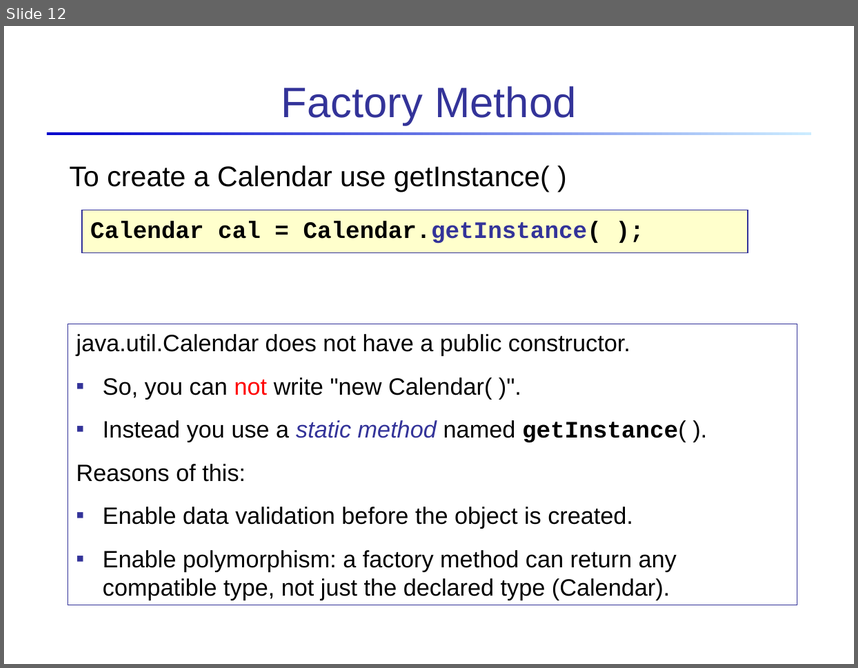
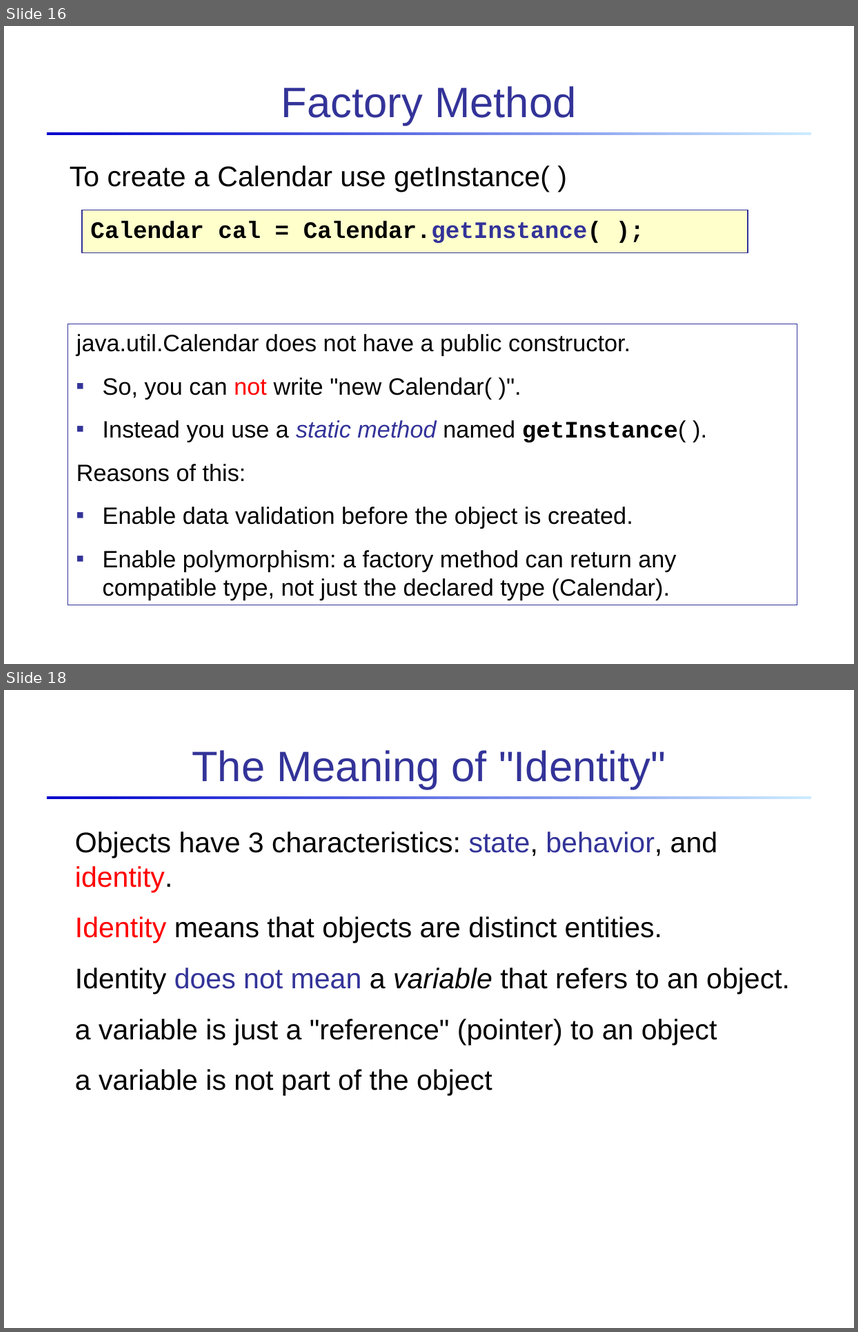
Before and after one commit to skeoop/skeoop.github.io, a slide deck: week1/2-Introduction-to-Objects.ppt. Shown one above the other, each under a label of ours: slide 12 before the commit, slides 16 and 18 after it; the slides between them are not shown. The pictures are 858x668 and 858x1332 pixels, drawn with LibreOffice and Linux fonts; fonts in the diff are those of the drawing. Boxes give left, top, right and bottom in pixels: in the first picture for what was removed or moved away, otherwise in the second. Text is boxed around its words. In the diff, an @@ line names an element or a change of style, - is before the commit and + after.

```diff
--- a/week1/2-Introduction-to-Objects.ppt
+++ b/week1/2-Introduction-to-Objects.ppt
@@ slide 18 added at bbox=[4, 690, 854, 1328], background #FFFFFF; not listed: 1 template element that a slide beside it also shows @@
@@ title added at bbox=[192, 750, 666, 789], 36 pt, text #333399 @@
+The Meaning of "Identity"
@@ text added at bbox=[75, 831, 790, 1096], 24 pt, text #000000 @@
+Objects have 3 characteristics: state, behavior, and identity.
+Identity means that objects are distinct entities.
+Identity does not mean a variable that refers to an object.
+  a variable is just a "reference" (pointer) to an object
+  a variable is not part of the object
@@ what was slide 12 is now slide 16 @@
```
Also in this commit, not shown: 15 other slides changed, 7 other slides added, 11 slides removed, 2 other files.
